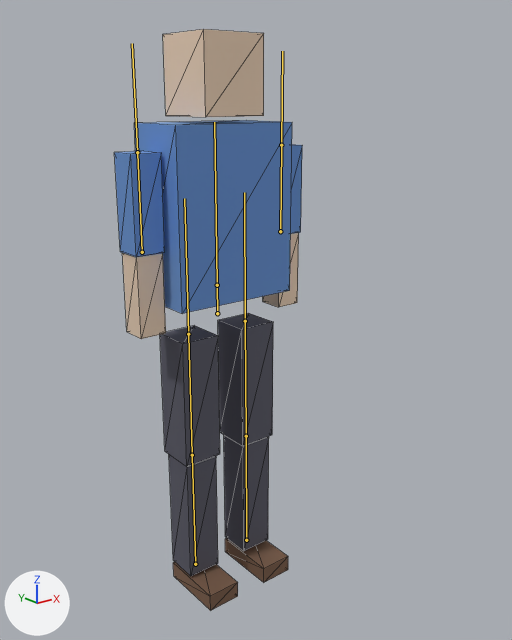
What one commit did to the glTF model samples/Walker/Project/Assets/Models/Walker.gltf.
Both versions are drawn from a 50 mm camera at (-1.351, -1.899, 1.704) aimed at (-0.024, -0.24, 1.041). Lighting does not change. The marker at lower left points along +X, +Y and +Z. The first picture is the older version. The bones that change, and the others that lie on the model, are drawn over the model as lines. Mesh edges are drawn as thin lines.

Names of what the first picture shows: 'Walker.001'.
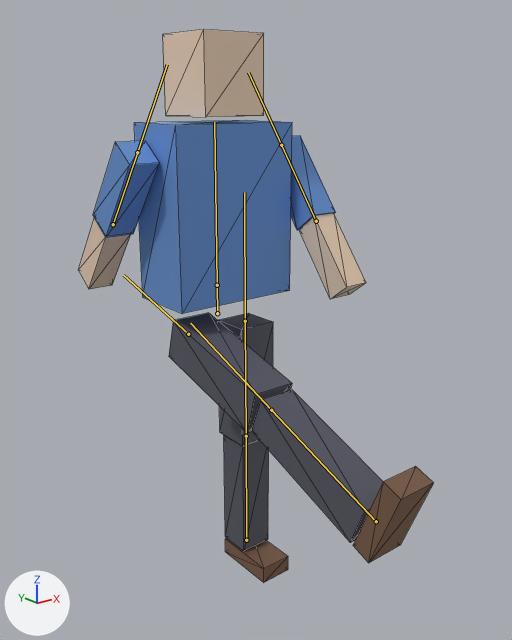
The newer file adds an action. The first version stands in its rest pose; the second is drawn at frame 12 of the action 'Swing'.

Location of each change, [x1, y1, x2, y2] in pixels of the pictures (512 x 640 px):
'Walker.001', posed (88% wider)
    before: [114, 29, 302, 611]
    after: [79, 29, 433, 583]
bone 'LeftUpperArm', root to tip
    before: (281, 145) to (282, 51)
    after: (281, 145) to (248, 72)
bone 'RightUpperArm', root to tip
    before: (137, 152) to (132, 43)
    after: (137, 152) to (167, 64)
bone 'RightUpperLeg', root to tip
    before: (188, 334) to (184, 198)
    after: (188, 334) to (123, 275)
bone 'RightLowerLeg', root to tip
    before: (192, 455) to (188, 334)
    after: (271, 410) to (190, 323)

What the commit changed:
Bone 'LeftUpperArm' (bone_leftupperarm) turns from (0, 0, 0) to (-37, 0, 0) degrees about its own x, y and z.
Bone 'RightUpperArm' (bone_rightupperarm) turns from (0, 0, 0) to (37, 0, 0) degrees about its own x, y and z.
Bone 'RightUpperLeg' (bone_rightupperleg) turns from (0, 0, 0) to (-74, 0, 0) degrees about its own x, y and z.
Bone 'RightLowerLeg' (bone_rightlowerleg) turns from (0, 0, 0) to (6, 0, 0) degrees about its own x, y and z.
